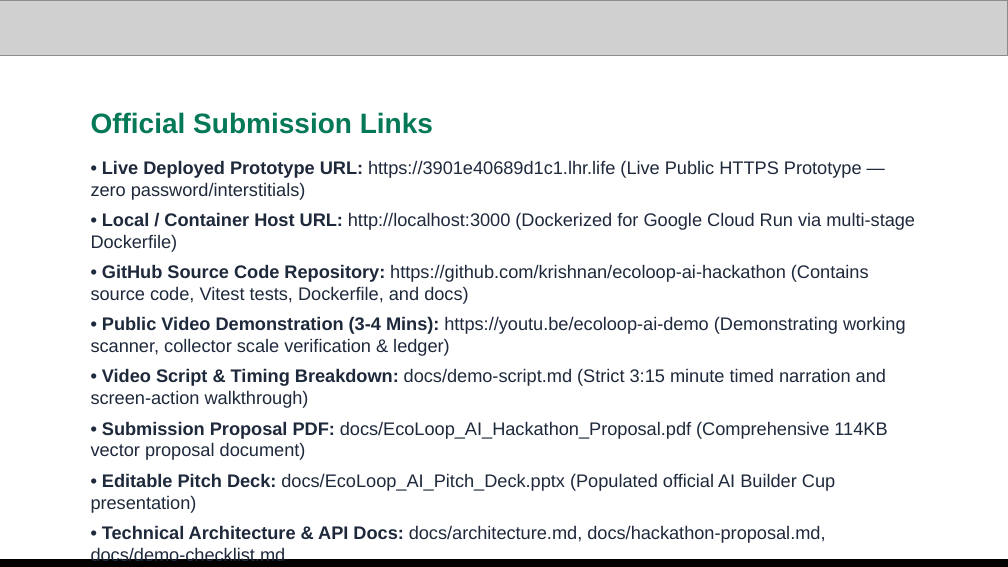
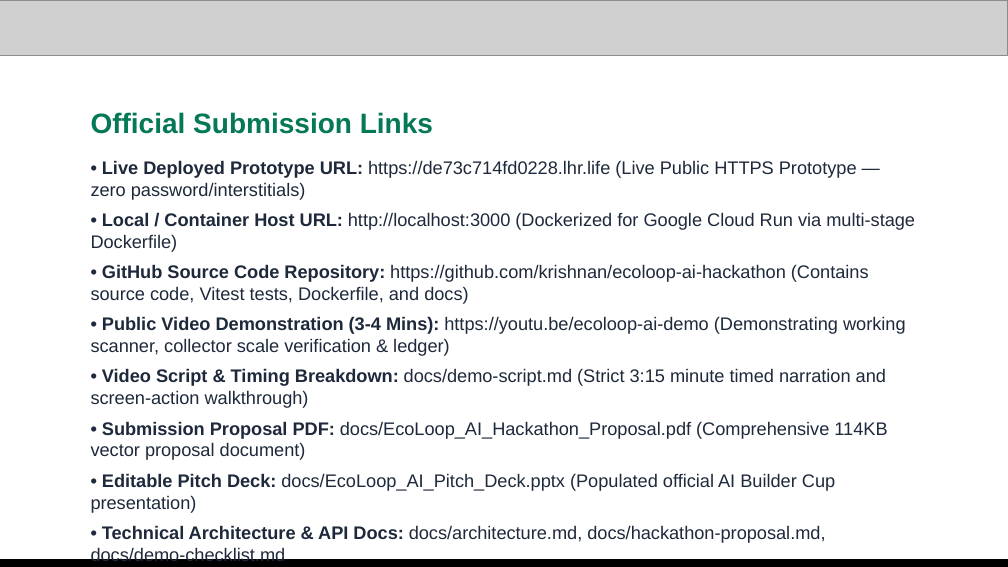
Before and after one commit to muraliktg99/ecoloop-ai-hackathon, a slide deck: slide 14 of docs/EcoLoop_AI_Pitch_Deck.pptx. Drawn at 1008x567 pixels with LibreOffice and Linux fonts; fonts in the diff are those of the drawing; grey boxes stand for pictures. Boxes give left, top, right and bottom in pixels: in the first picture for what was removed or moved away, otherwise in the second. Text is boxed around its words. In the diff, an @@ line names an element or a change of style, - is before the commit and + after.

Commit message:
chore: synchronize live public prototype URL in pitch deck and PDF

```diff
--- a/docs/EcoLoop_AI_Pitch_Deck.pptx
+++ b/docs/EcoLoop_AI_Pitch_Deck.pptx
@@ text at <box>91,160,857,200</box>: text changed @@
-• Live Deployed Prototype URL: https://3901e40689d1c1.lhr.life (Live Public HTTPS Prototype — zero password/interstitials)
+• Live Deployed Prototype URL: https://de73c714fd0228.lhr.life (Live Public HTTPS Prototype — zero password/interstitials)
```
Also in this commit, not shown: 3 other files.
